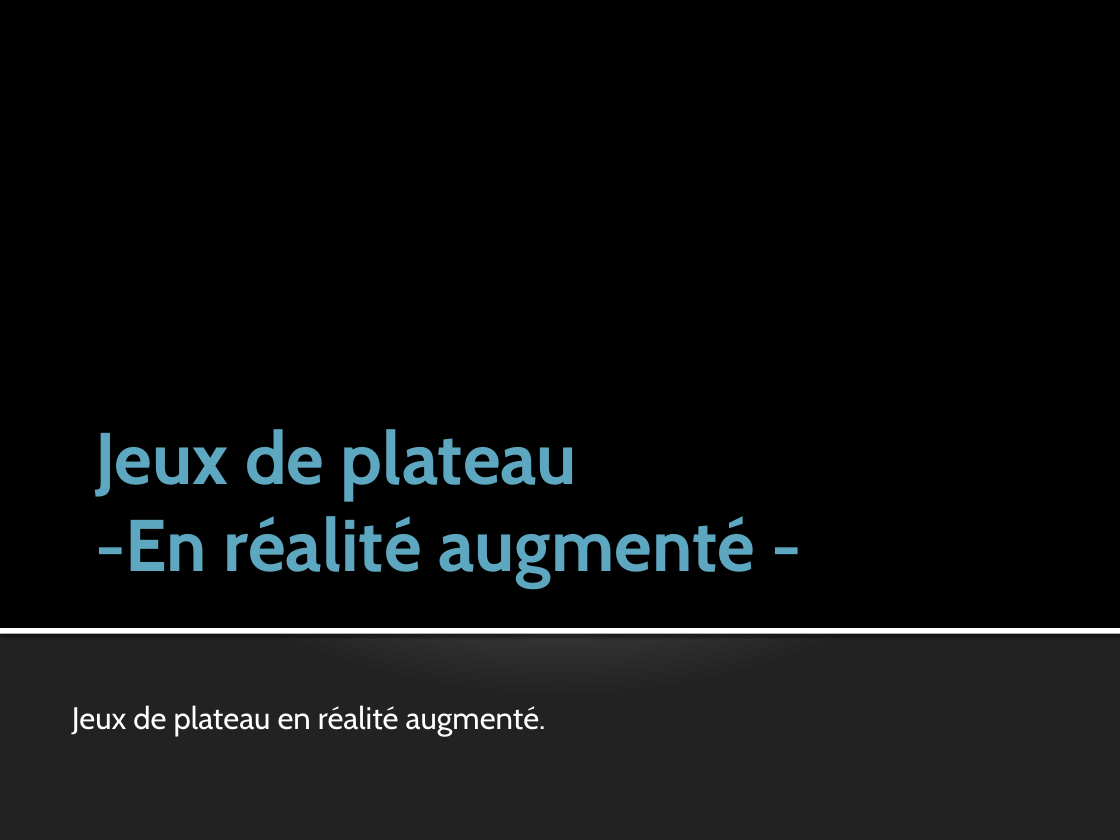
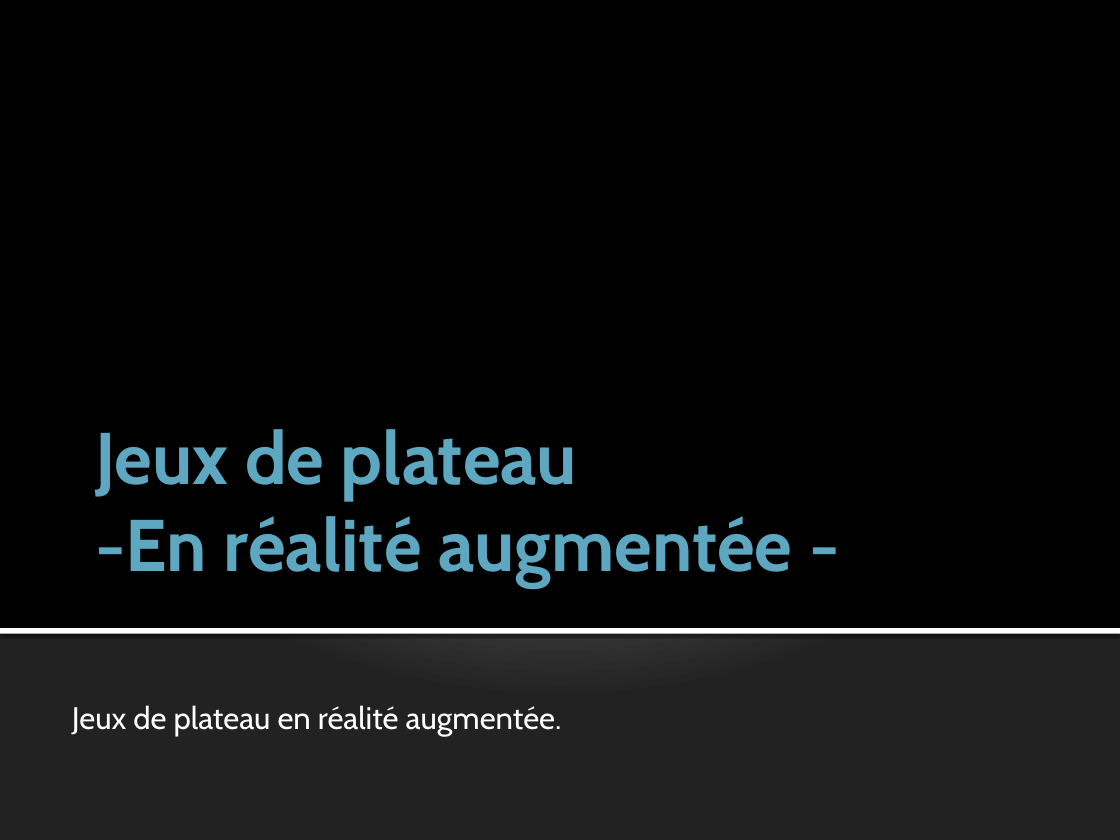
Before and after one commit to charaf7/Projet-annuel, a slide deck: slide 1 of CharteProjet.pptx. Drawn at 1120x840 pixels with LibreOffice and Linux fonts; fonts in the diff are those of the drawing. Boxes give left, top, right and bottom in pixels: in the first picture for what was removed or moved away, otherwise in the second. Text is boxed around its words. In the diff, an @@ line names an element or a change of style, - is before the commit and + after.

```diff
--- a/CharteProjet.pptx
+++ b/CharteProjet.pptx
@@ title at [95,429,793,588]: text changed @@
-Jeux de plateau
--En réalité augmenté -
+Jeux de plateau
+-En réalité augmentée -
@@ subtitle at [72,705,562,737]: text changed @@
-Jeux de plateau en réalité augmenté.
+Jeux de plateau en réalité augmentée.
```
Also in this commit, not shown: 1 other slide changed, 5 other files.
